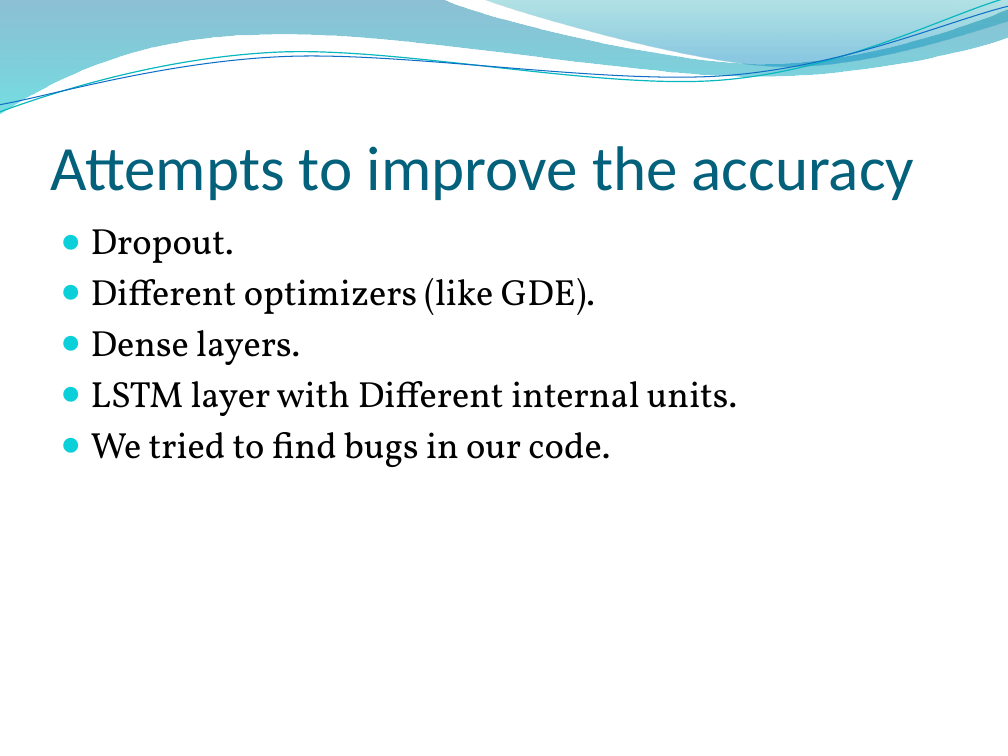
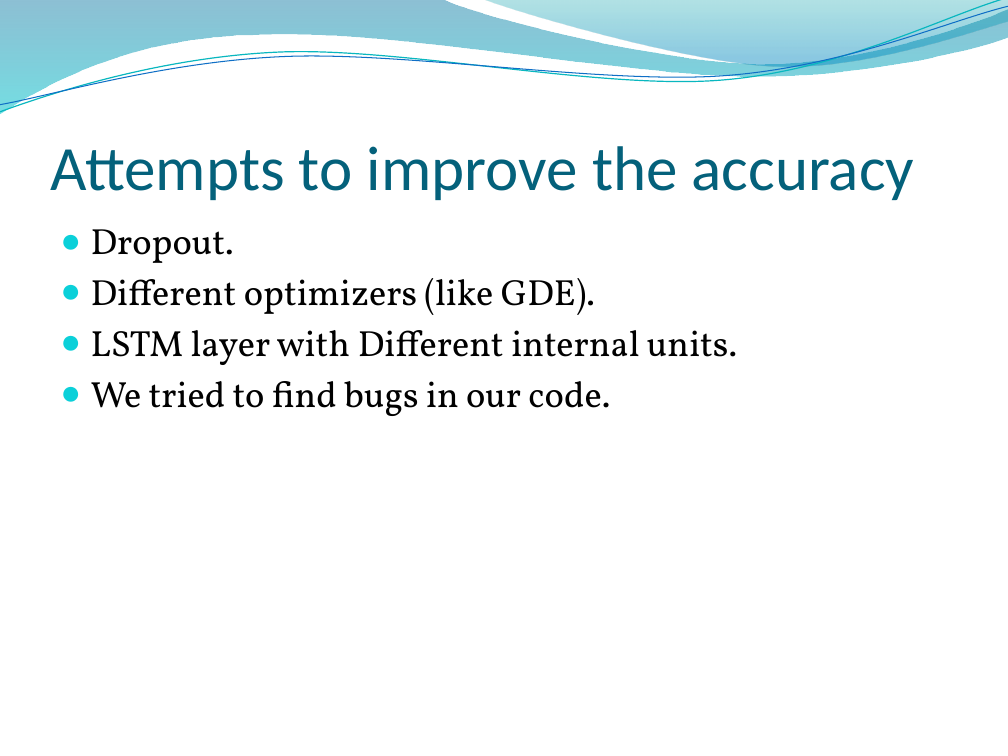
Before and after one commit to almogun9963/deep-learning-, a slide deck: slide 11 of Survival of Titanic Passengers.pptx. Drawn at 1008x756 pixels with LibreOffice and Linux fonts; fonts in the diff are those of the drawing; background and template pictures are left out. Boxes give left, top, right and bottom in pixels: in the first picture for what was removed or moved away, otherwise in the second. Text is boxed around its words. In the diff, an @@ line names an element or a change of style, - is before the commit and + after.

```diff
--- a/Survival of Titanic Passengers.pptx
+++ b/Survival of Titanic Passengers.pptx
@@ text at <box>91,330,300,365</box>: paragraph removed @@
-● Dense layers.
```
Also in this commit, not shown: 3 other slides changed.
